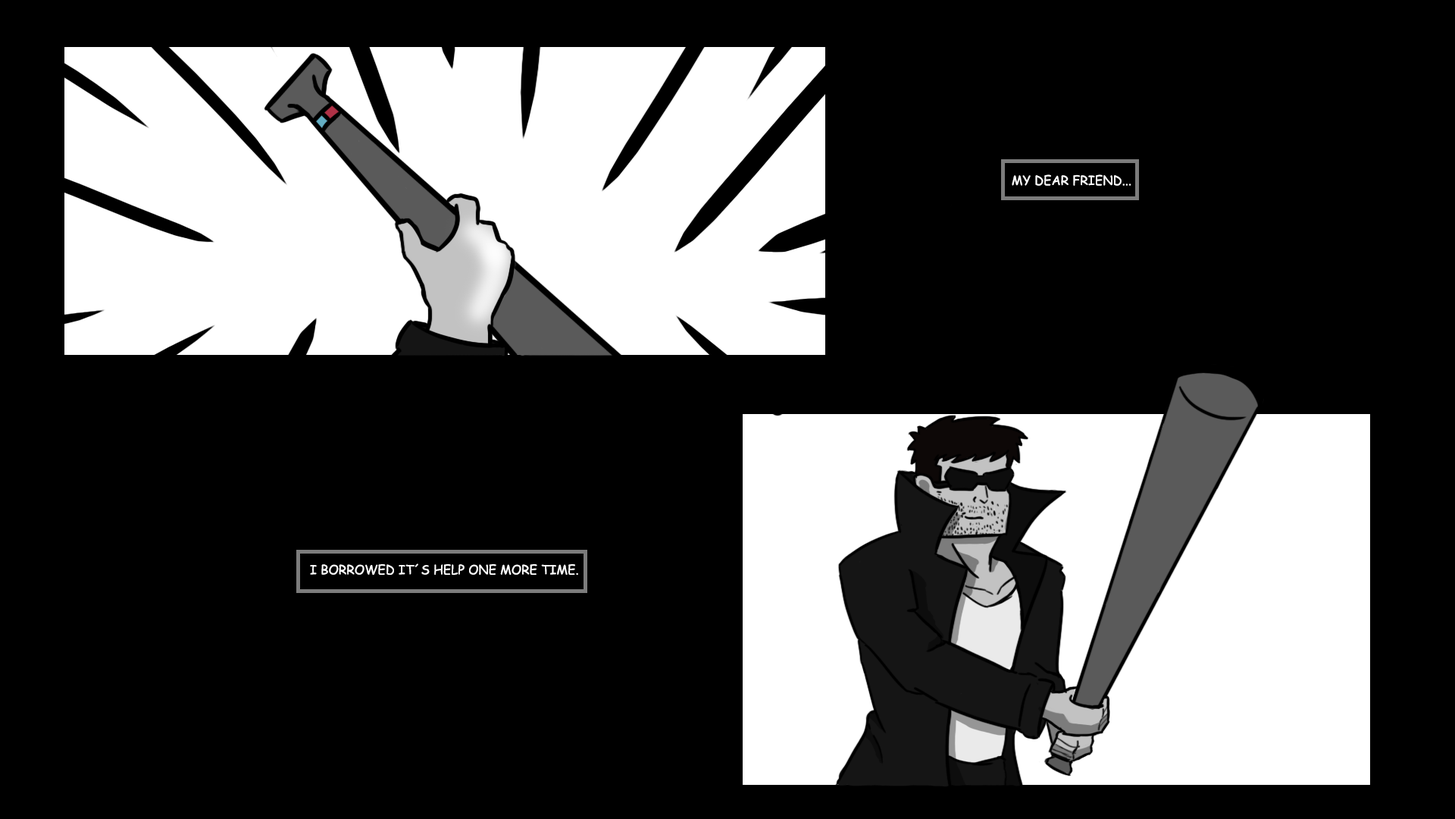
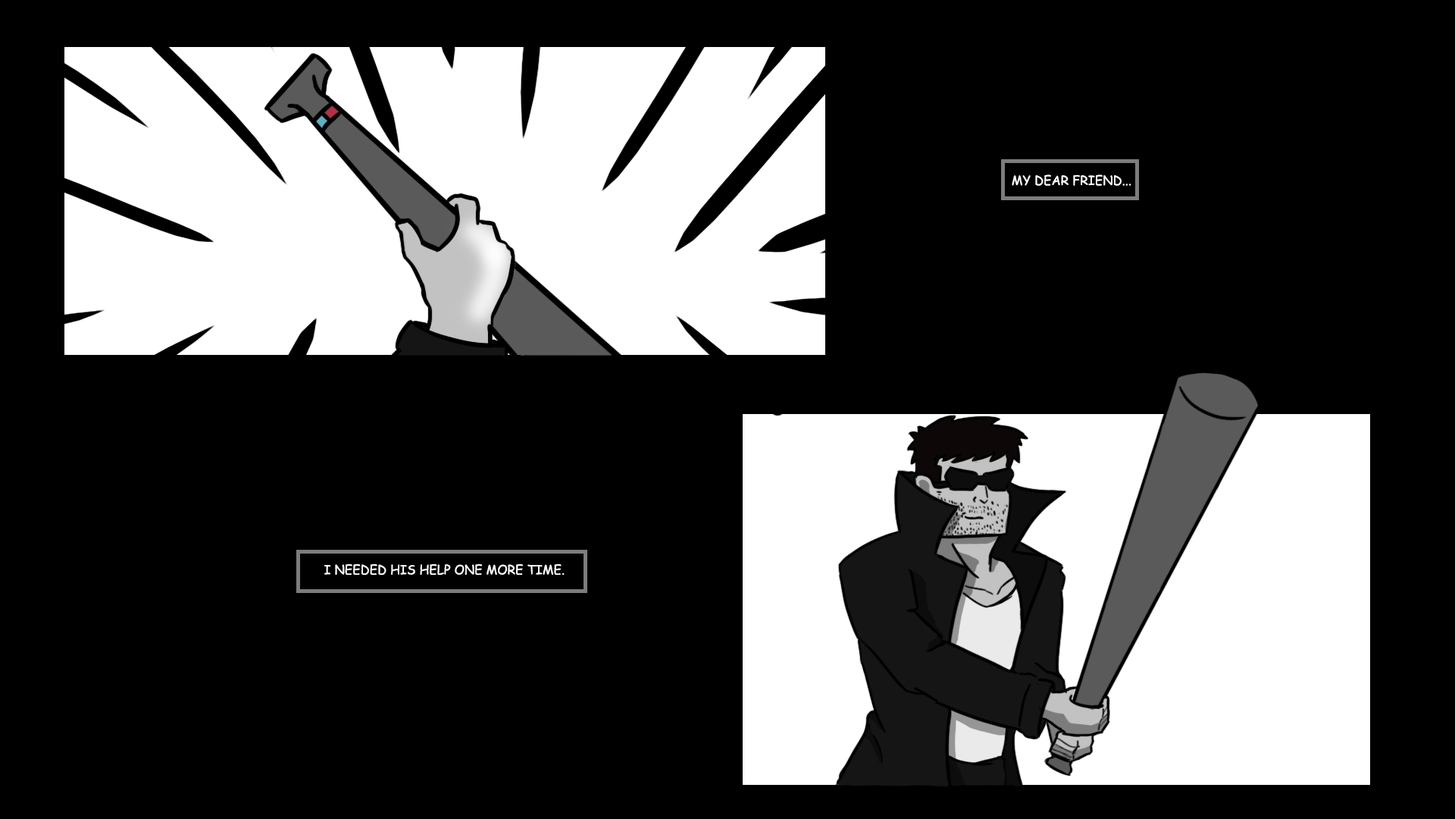
The second 1455x819 image is a revision of the first. Changes to its layers:
renamed "I BORROWED IT´S HELP ONE MORE TIME." to "I NEEDED HIS HELP ONE MORE TIME.", painted on it over [310, 563, 579, 575]
